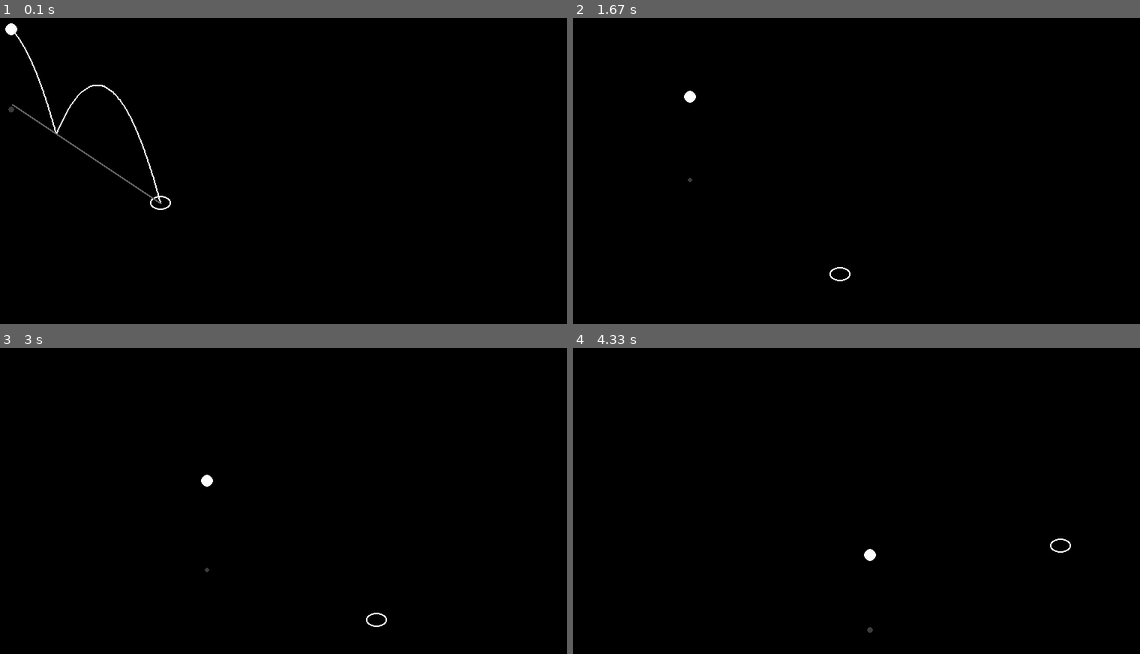
Above: before the commit, frames 1-4 (two rows, left to right).
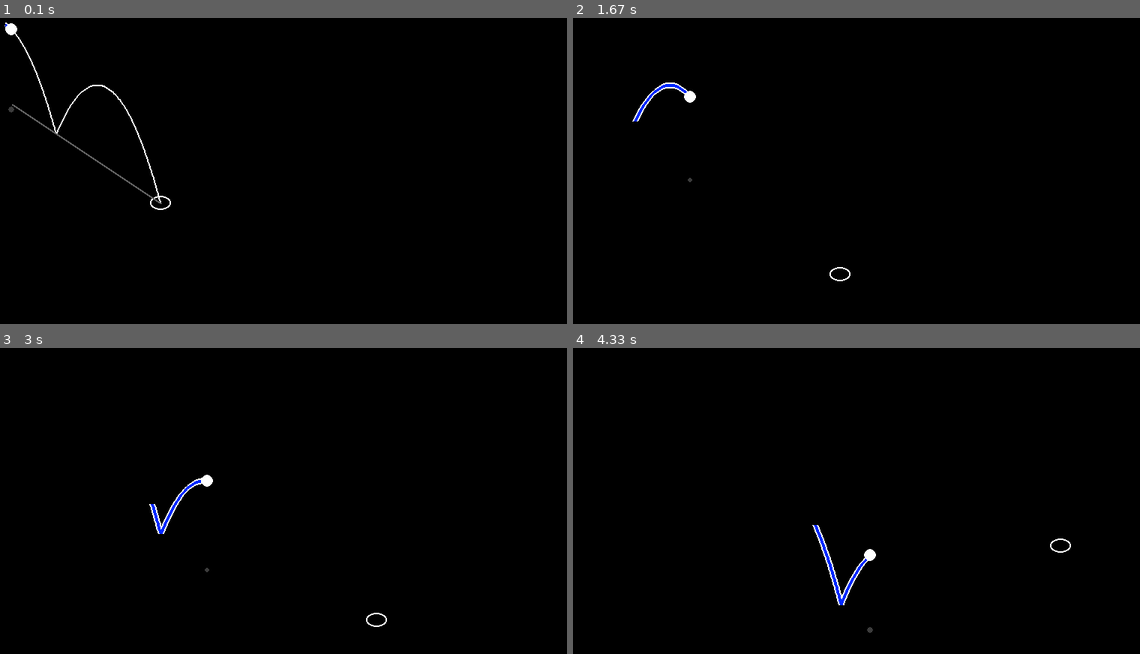
Above: after the commit, the same moments.

Repository: adhritarchak/CSI-2999-Group-C
Game: pygame game, started from Main.py
Two runs of this game, one before a commit and one after it. Both use one fixed random seed, a clock stepped at 60 frames per second and the inputs below.
Inputs:
- Up to frame 1 (0.1 s): no input
- Up to frame 2 (1.67 s): tap Space at 0.33 s
- Up to frame 3 (3 s): no input
- Up to frame 4 (4.33 s): no input

The runs differ from the first frame. In frame 1, less than 0.1% of the frame differs, in the area x 0-2%, y 1-4%; in frame 2, 0.2%; in frame 3, 0.3%; in frame 4, 0.4%, in the area x 42-53%, y 57-85%.

Commit message:
Added trail to ball which changes color based on velocity

Diff:
--- a/ball.py
+++ b/ball.py
@@ -1,5 +1,46 @@
 import pygame as pg
 from Enums import *
+from math import *
+from colorsys import hsv_to_rgb
+
+class TrailQueue:
+    trailPositions: list[tuple[float, float, float]]
+    trailHead: int
+    trailSize: int
+
+    def __init__(self, length: int = 100):
+        self.trailPositions = []
+        self.trailHead = 0
+        self.trailSize = length
+
+    def length(self) -> int:
+        return len(self.trailPositions)
+
+    def push(self, value: tuple[float, float, float]):
+        if len(self.trailPositions) < self.trailSize:
+            self.trailPositions.append(value)
+            return
+        if self.trailHead == self.trailSize - 1:
+            self.trailHead = 0
+            self.trailPositions[-1] = value
+        else:
+            self.trailPositions[self.trailHead] = value
+            self.trailHead += 1
+
+    def clear(self):
+        self.trailPositions = []
+        self.trailHead = 0
+
+    def iter(self) -> list[tuple[float, float, float]]:
+        out = self.trailPositions[self.trailHead:]
+        if self.trailHead != 0:
+            out += self.trailPositions[:self.trailHead]
+        return out
+    def positionList(self) -> list[tuple[float, float]]:
+        out = []
+        for pos in self.iter():
+            out.append((pos[X], pos[Y] - pos[HEIGHT]))
+        return out
 class Ball:
     '''Class to manage the ball in the game.'''
     __position: tuple[float, float, float]  # (x, y) coordinates of the ball
@@ -11,6 +52,8 @@
     bounciness: float = 0.99  # how much the ball bounces back after hitting the ground (0 to 1)
     draw_prediction: bool = False  # whether to draw a prediction of the ball's trajectory
     ellipse_scale: tuple[float, float] = (1.8, 1.2)  # scale of the ellipse drawn at the predicted landing position (x scale, y scale)
+    trailPositions: TrailQueue
+    trailThickness: int = 8
 
     def __init__(self, x, y, height, speed_x, speed_y, radius):
         self.__position = (x, y, height)
@@ -18,11 +61,15 @@
         self.__bounds = (0, 600, 0, 800)  # Default bounds for the ball to move in (top, bottom, left, right)
         self.radius = radius
 
-    def velocity(self):
-        return self.__velocity
-
+        self.trailPositions = TrailQueue(length=50)
+
+    def velocity(self) -> tuple[float, float]:
+        return (self.__velocity[X], self.__velocity[Y])
+    def velocityMagnitude(self):
+        return dist((0,0), self.velocity())
     def height(self):
         return self.__position[HEIGHT]
+
     def is_falling(self):
         return self.__velocity[HEIGHT] < 0
     def xy_pos(self) -> tuple[float, float]:
@@ -68,9 +115,11 @@
             self.__velocity[Y] - 2 * dot_product * normal_y,
             -self.__velocity[HEIGHT]
         )
+        self.trailPositions.clear()
 
     def draw(self, screen):
         self.update_position()  # Update the ball's position before drawing
+        self.draw_trail(screen)
         pg.draw.circle(surface=screen, color=(60, 60, 60), center=(int(self.__position[X]), int(self.__position[Y] + self.radius)), radius=max(1, self.radius - (self.__position[HEIGHT] // 20)))  # Shadow
         pg.draw.circle(surface=screen, color=self.color, center=(int(self.__position[X]), int(self.__position[Y] - self.__position[HEIGHT])), radius=self.radius)
         self.draw_trajectory(screen, self.draw_prediction)
@@ -116,7 +165,7 @@
         bounces = 0
         for _ in range(1000):  # Predict until the ball bounces twice or 1000 steps have been calculated
             current_pos, current_vel = self.step_physics(current_pos, current_vel)
-            predicted_positions.append(current_pos)
+            predicted_positions.append((current_pos[X], current_pos[Y] - current_pos[HEIGHT]))
             if current_pos[HEIGHT] <= 0:  # Stop prediction if ball bounces twice
                 bounces += 1
                 if bounces >= 2:
@@ -124,9 +173,7 @@
 
         # Draw the trajectory as a series of lines
         if draw_lines:
-            for i in range(len(predicted_positions) - 1):
-                pg.draw.line(screen, (255, 255, 255), (int(predicted_positions[i][X]), int(predicted_positions[i][Y] - predicted_positions[i][HEIGHT])),
-                          (int(predicted_positions[i+1][X]), int(predicted_positions[i+1][Y] - predicted_positions[i+1][HEIGHT])), 2)
+            pg.draw.lines(surface=screen, color=WHITE, closed=False, points=predicted_positions, width=2)
 
         pg.draw.ellipse(surface=screen, color=(255, 255, 255), width=2, rect=pg.Rect(predicted_positions[-1][X] - self.ellipse_scale[X] * self.radius,
                 predicted_positions[-1][Y] - self.ellipse_scale[Y] * self.radius, self.ellipse_scale[X] * 2 * self.radius,
@@ -142,19 +189,34 @@
         bounces = 0
         for _ in range(1000):  # Predict until the ball hits the ground twice or 1000 steps have been calculated
             current_pos, current_vel = self.step_physics(current_pos, current_vel)
-            predicted_positions.append(current_pos)
+            predicted_positions.append((current_pos[X], current_pos[Y]))
             if current_pos[HEIGHT] <= 0:  # Stop prediction if ball bounces twice
                 bounces += 1
                 if bounces >= 2:
                     break
 
         # Draw the trajectory as a series of lines
-        for i in range(len(predicted_positions) - 1):
-            pg.draw.line(screen, (100, 100, 100), (int(predicted_positions[i][X]), int(predicted_positions[i][Y])),
-                          (int(predicted_positions[i+1][X]), int(predicted_positions[i+1][Y])), 2)
+        pg.draw.lines(surface=screen, color=(100,100,100), closed=False, points=predicted_positions, width=2)
 
     def update_position(self):
         self.__position, self.__velocity = self.step_physics(self.__position, self.__velocity)
+        self.trailPositions.push(self.__position)
+
+    def draw_trail(self, screen: pg.Surface):
+        if self.trailPositions.length() < 2:
+            return
+        points = self.trailPositions.positionList()
+        trailColor = hsv_to_rgb(1 - min(self.velocityMagnitude() / 5, 1), 1, 1)
+        trailColor = (
+            int(trailColor[0] * 255),
+            int(trailColor[1] * 255),
+            int(trailColor[2] * 255)
+        )
+
+        pg.draw.lines(surface=screen, color=WHITE, closed=False,
+                      points=points, width=self.trailThickness)
+        pg.draw.lines(surface=screen, color=trailColor, closed=False,
+                       points=points, width=int(self.trailThickness / 2))
 
 ball_characteristics = Ball(x=30, y=300, height=100, speed_x=1.5, speed_y=0.2, radius=8)  # Example initialization
 ball_characteristics.draw(pg.display.set_mode((800, 600)))  # Example drawing on a Pygame screen
--- a/game.py
+++ b/game.py
@@ -3,8 +3,6 @@
 from Pong import *
 
 pygame.init()
-
-# random constants
 
 # Window Constants
 Width = 1000
